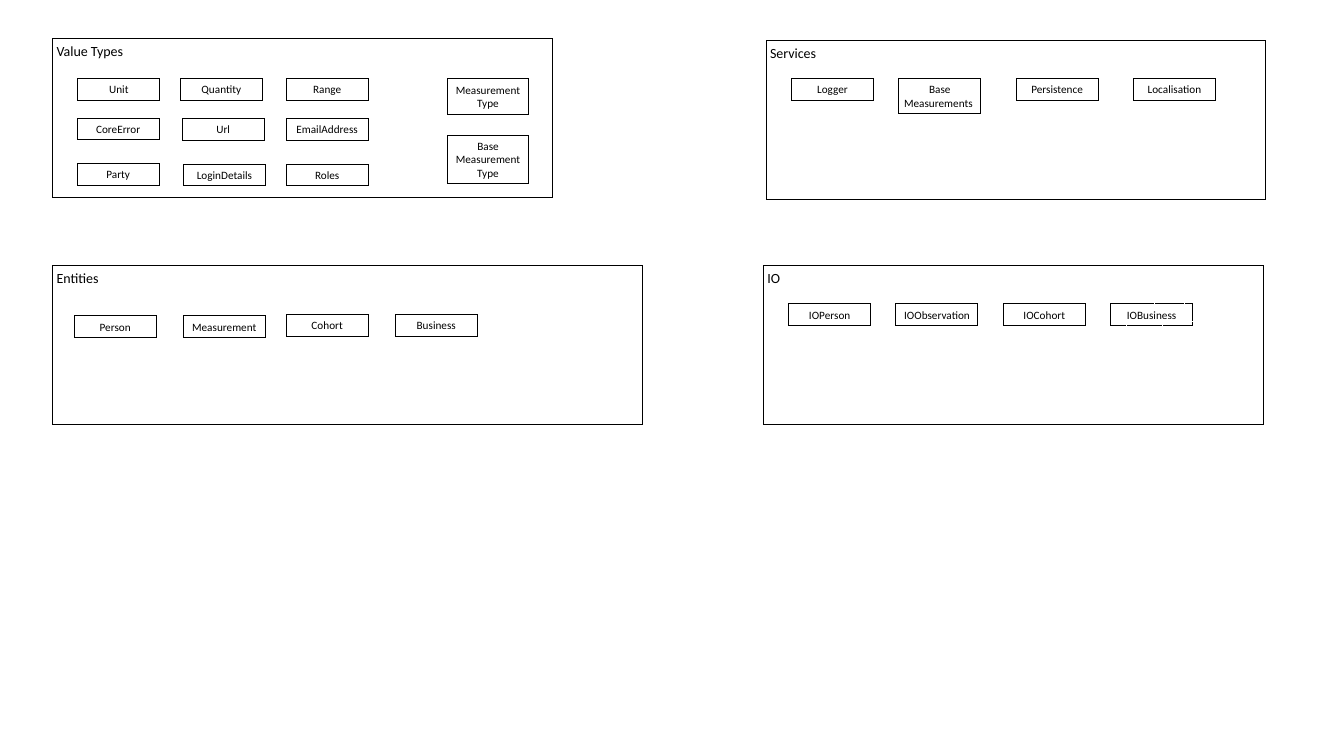
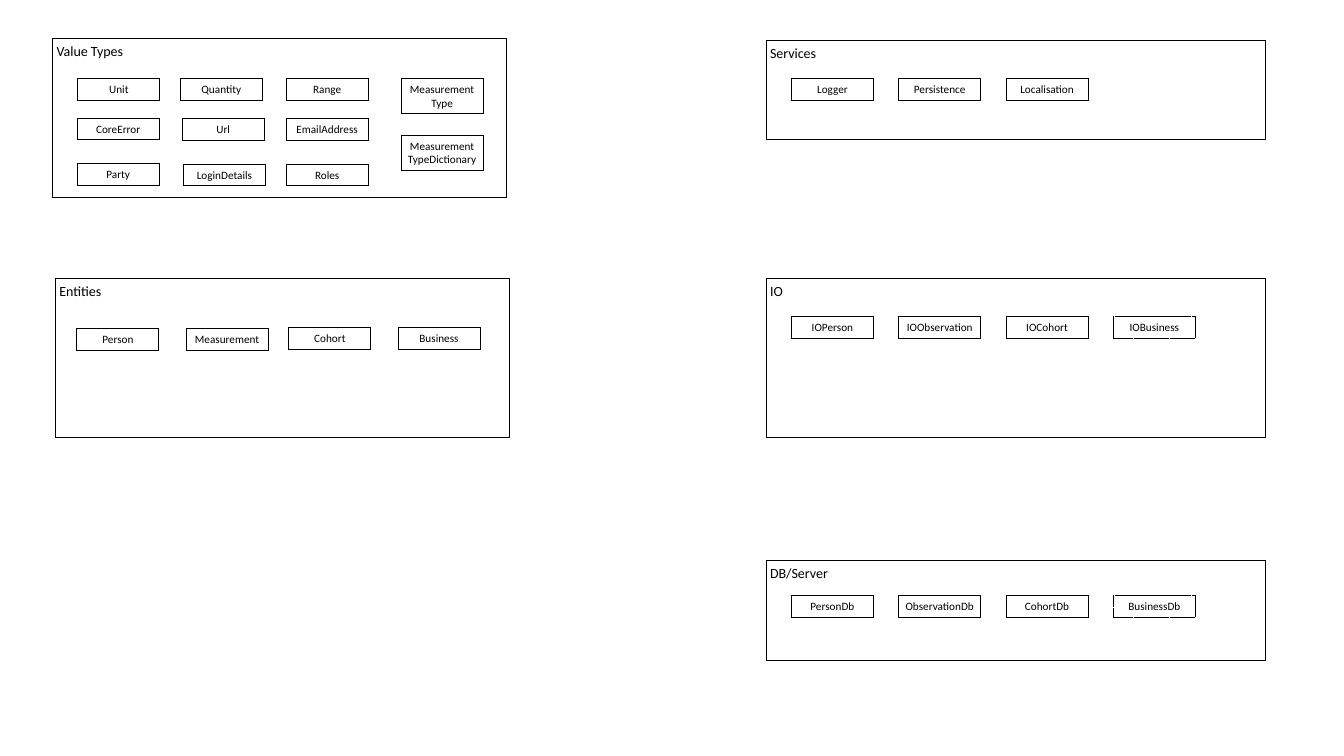
Before and after one commit to jonverrier/UBox, a slide deck: slide 1 of UBoxPackages.pptx. Drawn at 1344x756 pixels with LibreOffice and Linux fonts; fonts in the diff are those of the drawing. Boxes give left, top, right and bottom in pixels: in the first picture for what was removed or moved away, otherwise in the second. Text is boxed around its words. In the diff, an @@ line names an element or a change of style, - is before the commit and + after.

```diff
--- a/UBoxPackages.pptx
+++ b/UBoxPackages.pptx
@@ rectangle "Value Types": place and size @@
-rectangle "Value Types" at (52,38,553,198)
+rectangle "Value Types" at (52,38,507,198)
@@ rectangle "Services": place and size @@
-rectangle "Services" at (766,40,1266,200)
+rectangle "Services" at (766,40,1266,140)
@@ rectangle "Measurement": place and size @@
-rectangle "Measurement" at (447,79,528,114)
+rectangle "Measurement" at (401,79,483,114)
@@ rectangle "Persistence": place and size @@
-rectangle "Persistence" at (1016,79,1098,100)
+rectangle "Persistence" at (899,79,981,100)
@@ rectangle removed at (899,79,981,114) @@
-Base
-Measurements
@@ rectangle "Localisation": place and size @@
-rectangle "Localisation" at (1133,79,1215,100)
+rectangle "Localisation" at (1006,79,1088,100)
@@ rectangle "Measurement TypeDictionary": place and size @@
-rectangle "Measurement TypeDictionary" at (447,135,528,184)
+rectangle "Measurement TypeDictionary" at (401,135,483,170)
@@ text in rectangle at (408,143,476,165): text changed @@
-Base
-Measurement Type
+Measurement TypeDictionary
@@ rectangle "Entities": place and size @@
-rectangle "Entities" at (52,265,642,424)
+rectangle "Entities" at (55,278,510,438)
@@ rectangle "Person": place and size @@
-rectangle "Person" at (75,316,156,337)
+rectangle "Person" at (77,329,158,350)
@@ 8 rectangles: place and size @@
-8 rectangles at (184,265,1263,424)
+8 rectangles at (187,278,1266,438)
@@ rectangle added at (766,561,1266,660), outline #000000 0.75 pt, 10 pt, text #000000 @@
+DB/Server
@@ rectangle added at (791,596,873,617), outline #000000 0.75 pt, 8 pt, text #000000 @@
+PersonDb
@@ rectangle added at (899,596,981,617), outline #000000 0.75 pt, 8 pt, text #000000 @@
+ObservationDb
@@ rectangle added at (1006,596,1088,617), outline #000000 0.75 pt, 8 pt, text #000000 @@
+CohortDb
@@ rectangle added at (1114,596,1196,617), outline #000000 0.75 pt dashed, 8 pt, text #000000 @@
+BusinessDb
```
Also in this commit, not shown: 13 other files.
